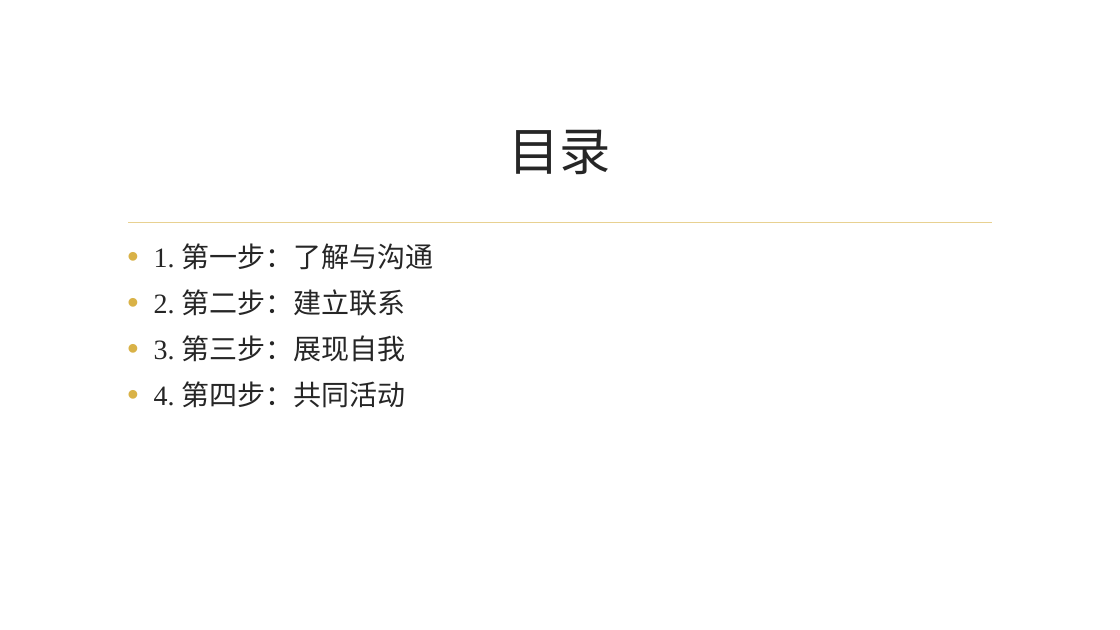
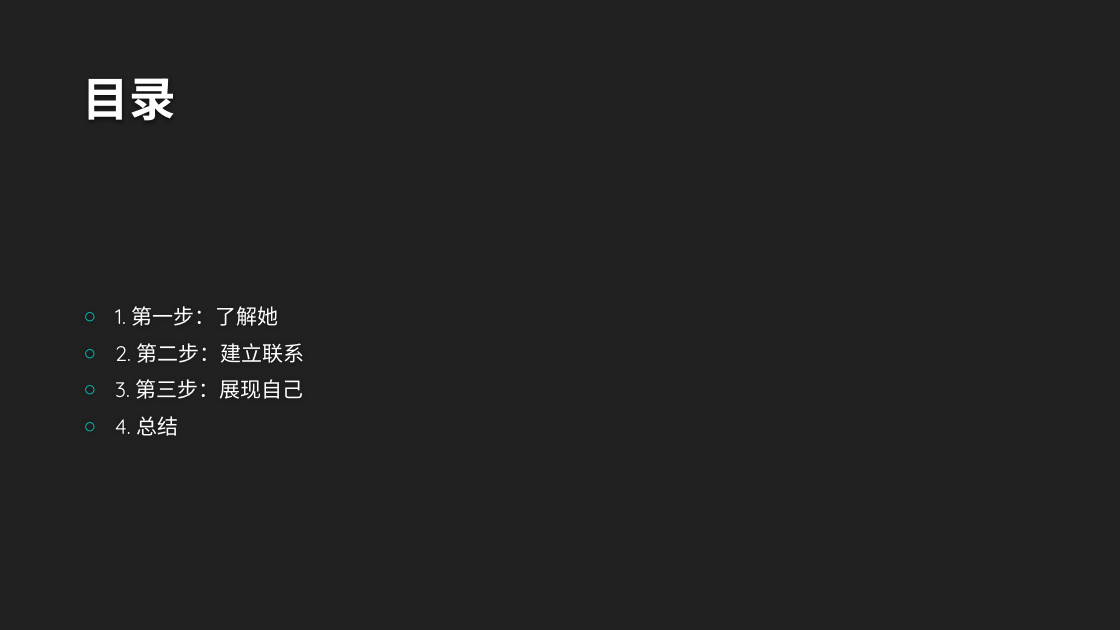
Before and after one commit to Lizhenghe-Chen/AIFileGenerator, a slide deck: slide 2 of Output/666/test.pptx. Drawn at 1120x630 pixels with LibreOffice and Linux fonts; fonts in the diff are those of the drawing; background and template pictures are left out. Boxes give left, top, right and bottom in pixels: in the first picture for what was removed or moved away, otherwise in the second. Text is boxed around its words. In the diff, an @@ line names an element or a change of style, - is before the commit and + after.

```diff
--- a/Output/666/test.pptx
+++ b/Output/666/test.pptx
@@ background picture (left out) to #212121 @@
@@ title "目录": place and size @@
-title "目录" at [509,129,612,175]
+title "目录" at [83,78,176,121]
@@ title "目录" at [83,78,176,121]: size 44 to 40 pt, font Times New Roman to Quicksand, text colour #262626 to #FEFEFE, bold on; alignment centre to left; vertical alignment middle to bottom @@
@@ text "1. 第一步：了解她": place and size @@
-text "1. 第一步：了解她" at [154,243,434,408]
+text "1. 第一步：了解她" at [115,306,305,436]
@@ text "1. 第一步：了解她" at [115,306,305,436]: vertical alignment top to middle @@
@@ line removed from (129, 223) to (992, 223) @@
@@ text at [115,306,279,326]: text changed; size 24 to 18 pt; font Times New Roman to Quicksand; text colour #262626 to #FFFFFF @@
-• 1. 第一步：了解与沟通
+○ 1. 第一步：了解她
@@ text at [115,343,305,363]: size 24 to 18 pt, font Times New Roman to Quicksand, text colour #262626 to #FFFFFF in "2. 第二步：建立联系"; bullet • to ○; less space between paragraphs; bullet colour #D9B247 to #00C6BB @@
@@ text at [115,379,304,436]: text changed; size 24 to 18 pt; font Times New Roman to Quicksand; text colour #262626 to #FFFFFF @@
-• 3. 第三步：展现自我
-• 4. 第四步：共同活动
+○ 3. 第三步：展现自己
+○ 4. 总结
```
Also in this commit, not shown: 3 other slides changed, 2 slides added, 2 slides removed, 5 other files.
